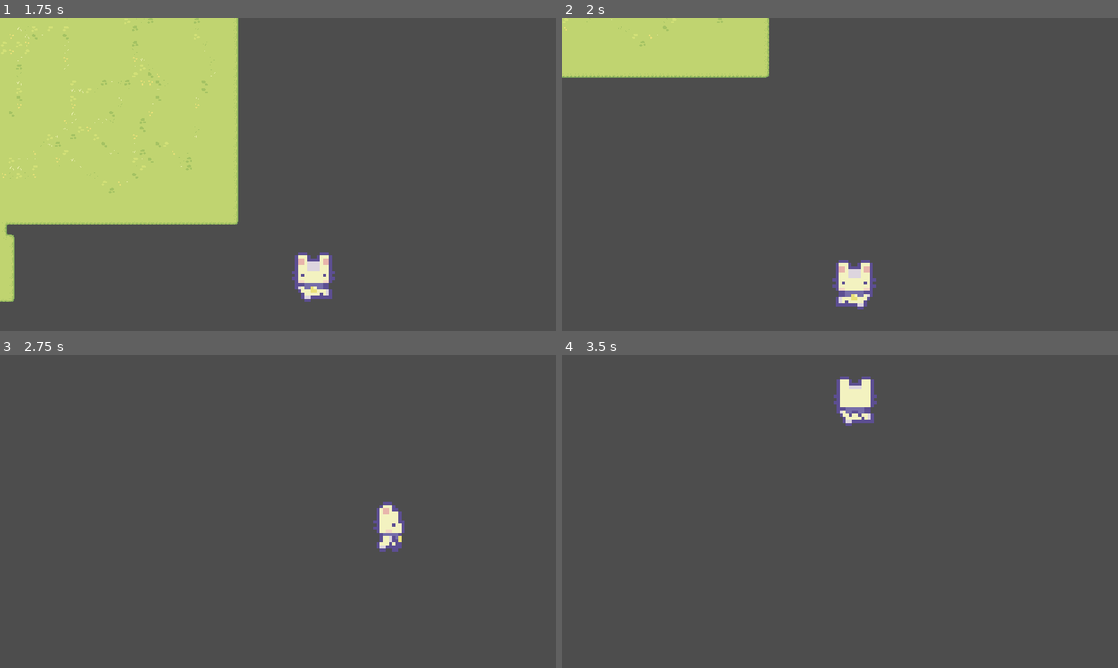
Above: before the commit, frames 1-4 (two rows, left to right).
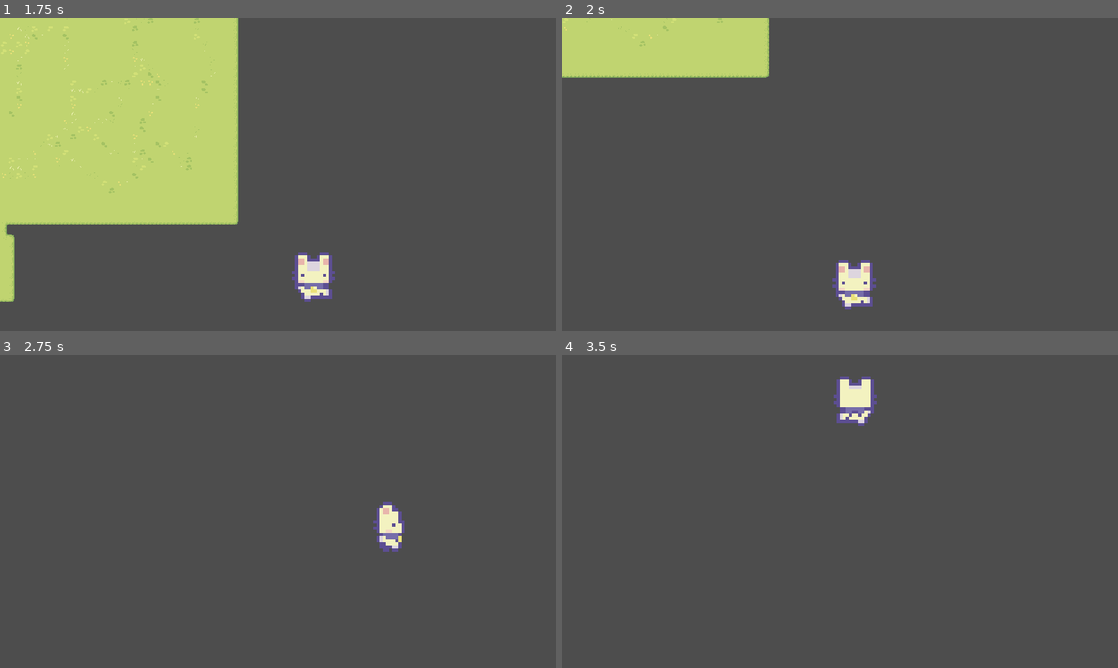
Above: after the commit, the same moments.

Repository: pick-ax-e/Mini-Jam-156-Jame-Gam-29
Game: Godot game, scene res://scenes/main.tscn
Two runs of this game, one before a commit and one after it. Both use one fixed random seed, a clock stepped at 60 frames per second and the inputs below.
Inputs:
- Up to frame 1 (1.75 s): tap Enter at 0.5 s; hold D (move_right) 0.53-1.28 s; hold S (move_back) from 1.28 s (still down)
- Up to frame 2 (2 s): keep holding S (move_back)
- Up to frame 3 (2.75 s): release S (move_back) at 2.03 s; hold D (move_right) from 2.03 s (still down)
- Up to frame 4 (3.5 s): release D (move_right) at 2.78 s; hold W (move_forward) from 2.78 s (still down)

Frame 1 is identical in both runs. In frame 2, 0.2% of the frame differs, in the area x 49-56%, y 87-94%; in frame 3, 0.1%; in frame 4, 0.2%, in the area x 49-57%, y 16-23%.
Error in both runs: Invalid access to property or key 'position' on a base object of type 'null instance'. (res://scripts/enemy/basic_enemy.gd:26)

Commit message:
self thing

Diff:
--- a/scripts/Player/player.gd
+++ b/scripts/Player/player.gd
@@ -29,14 +29,17 @@
 		else:
 			currentAction = 1
 
+	#THERE IS NO SWITCH STATEMENT IN THIS GOD AWFUL LANGUAGE>?>???? LORD HAVE MERCY GET ME OUT
+	if currentAction == 0:
+		animatedSprite.animation = "default"
+	elif currentAction == 1:
+	#find the correct animation to use FOR RUNNING
+		var bestFit: Vector2 = Vector2.ZERO
+		for dir in animationsDir:
+			if dir.dot(wishDir) > bestFit.dot(wishDir):
+				bestFit = dir
 
-	#find the correct animation to use FOR RUNNING
-	var bestFit: Vector2 = Vector2.ZERO
-	for dir in animationsDir:
-		if dir.dot(wishDir) > bestFit.dot(wishDir):
-			bestFit = dir
-
-	animatedSprite.animation = animationNames[animationsDir.find(bestFit)]
+		animatedSprite.animation = animationNames[animationsDir.find(bestFit)]
 
 
 
